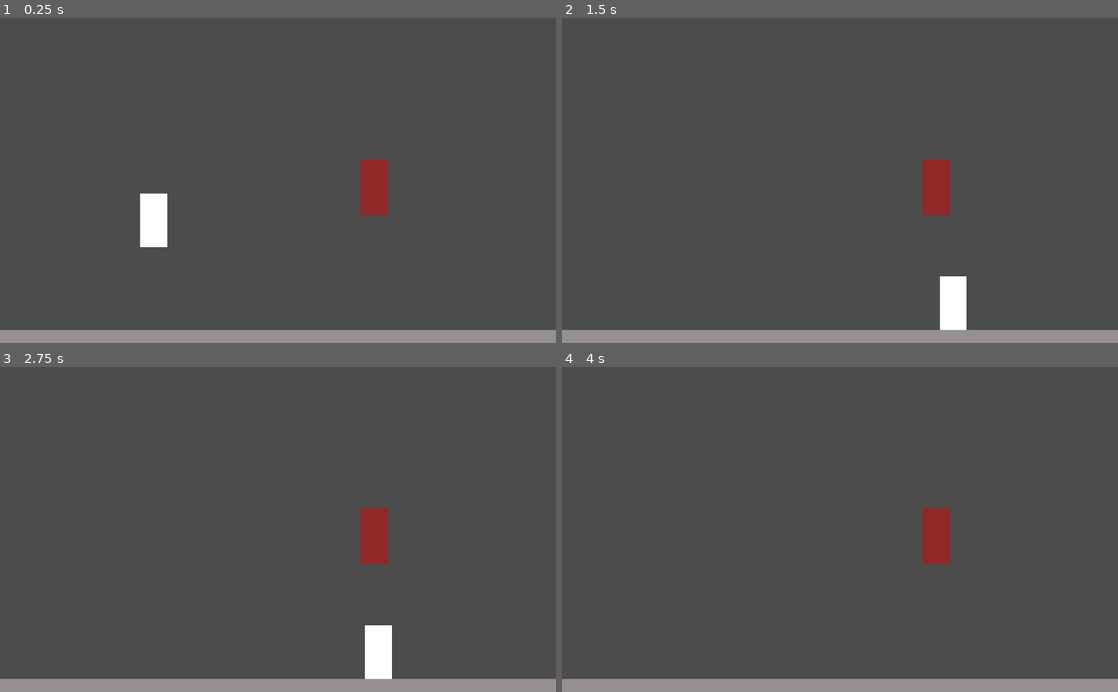
Above: before the commit, frames 1-4 (two rows, left to right).
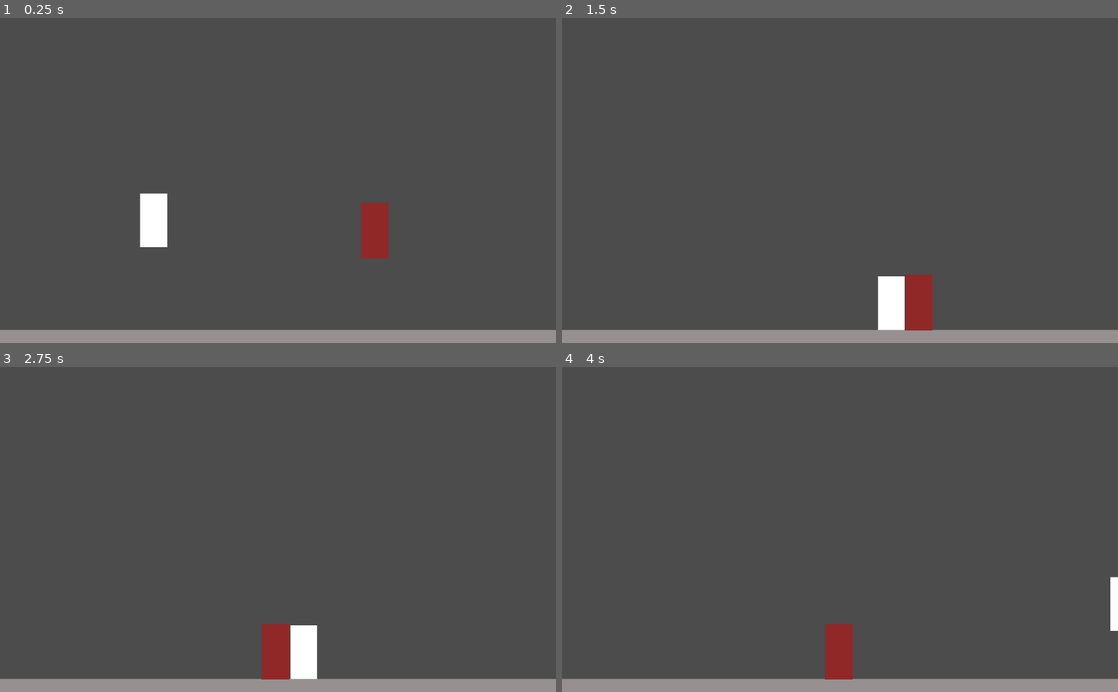
Above: after the commit, the same moments.

Repository: sredna43/gameoff2020
Game: Godot game, scene res://scenes/levels/TestWorld.tscn
Same seed, same stepped clock (60 frames per second), same inputs: the game is played once before the commit and once after it.
Inputs:
- Up to frame 1 (0.25 s): no input
- Up to frame 2 (1.5 s): hold Shift (player_run) 0.53-1.28 s; hold D (player_right) from 0.53 s (still down); tap W (player_jump) at 0.77 s; tap Shift (player_run) at 1.35 s
- Up to frame 3 (2.75 s): tap W (player_jump) at 1.52 s; release D (player_right) at 2.03 s; hold A (player_left) from 2.03 s (still down); hold Space (player_shoot) from 2.03 s (still down); tap Shift (player_run) at 2.3 s
- Up to frame 4 (4 s): release A (player_left) at 2.78 s; release Space (player_shoot) at 2.78 s; hold D (player_right) from 2.78 s (still down); tap Shift (player_run) at 2.85 s; tap W (player_jump) at 3.02, 3.77 s; hold Shift (player_run) from 3.53 s (still down)

The runs differ from the first frame. In frame 1, 1.3% of the frame differs, in the area x 64-70%, y 43-74%; in frame 2, 3.3%; in frame 3, 3.3%, in the area x 47-71%, y 43-97%; in frame 4, 1.9%.
Error before the commit: Invalid get index 'idle' (on base: 'Dictionary'). (res://scenes/enemies/TestEnemy/scripts/state_machine/enemy_fsm.gd:21)

Commit message:
player can shoot

Diff:
--- a/Godot/scenes/enemies/TestEnemy/Enemy.tscn
+++ b/Godot/scenes/enemies/TestEnemy/Enemy.tscn
@@ -1,7 +1,10 @@
-[gd_scene load_steps=4 format=2]
+[gd_scene load_steps=7 format=2]
 
 [ext_resource path="res://scenes/enemies/TestEnemy/scripts/controller.gd" type="Script" id=1]
 [ext_resource path="res://scenes/enemies/TestEnemy/scripts/state_machine/enemy_fsm.gd" type="Script" id=2]
+[ext_resource path="res://scenes/enemies/TestEnemy/scripts/state_machine/states/idle.gd" type="Script" id=3]
+[ext_resource path="res://scenes/enemies/TestEnemy/scripts/state_machine/states/walk.gd" type="Script" id=4]
+[ext_resource path="res://scenes/enemies/TestEnemy/scripts/state_machine/states/air.gd" type="Script" id=5]
 
 [sub_resource type="CapsuleShape2D" id=1]
 
@@ -15,9 +18,28 @@
 [node name="States" type="Node2D" parent="."]
 script = ExtResource( 2 )
 
+[node name="Idle" type="Node2D" parent="States"]
+script = ExtResource( 3 )
+
+[node name="Walk" type="Node2D" parent="States"]
+script = ExtResource( 4 )
+
+[node name="Air" type="Node2D" parent="States"]
+script = ExtResource( 5 )
+
 [node name="Timers" type="Node" parent="."]
 
 [node name="AttackTimer" type="Timer" parent="Timers"]
+
+[node name="WalkTimer" type="Timer" parent="Timers"]
+wait_time = 2.0
+
+[node name="IdleTimer" type="Timer" parent="Timers"]
+one_shot = true
+
+[node name="GroundTimer" type="Timer" parent="Timers"]
+wait_time = 0.1
+one_shot = true
 
 [node name="CollisionShape2D" type="CollisionShape2D" parent="."]
 shape = SubResource( 1 )
--- a/Godot/scenes/enemies/TestEnemy/scripts/controller.gd
+++ b/Godot/scenes/enemies/TestEnemy/scripts/controller.gd
@@ -4,7 +4,7 @@
 class_name TestEnemy
 
 # Speed variables
-export var walk_speed: float = 350
+export var walk_speed: float = 150
 export var gravity: float = 40
 export var terminal_velocity: float = 700
 
@@ -12,11 +12,19 @@
 var velocity: Vector2 = Vector2.ZERO
 var vx: float = 0 setget _set_vx, _get_vx
 var vy: float = 0 setget _set_vy, _get_vy
-var direction: int = 0
+var direction: int = -1
+
+# Walk distance
+export var walk_distance: int = 200
 
 
 # Timers
 onready var attack_timer: Timer = $Timers/AttackTimer
+onready var idle_timer: Timer = $Timers/IdleTimer
+onready var ground_timer: Timer = $Timers/GroundTimer
+var attacking: bool = false setget ,_get_attacking
+var idle: bool = false setget ,_get_idle
+var grounded: bool = false setget ,_get_grounded
 
 # State Machine
 onready var state_machine: EnemyFSM = $States
@@ -25,8 +33,9 @@
 
 func _ready():
     state_machine.init(self)
+    idle_timer.start()
 
-func _physics_process(delta: float) -> void:
+func _physics_process(_delta: float) -> void:
     state_machine.run()
 
 func apply_gravity():
@@ -34,6 +43,8 @@
         velocity.y += gravity
 
 func move():
+    if is_on_floor():
+        ground_timer.start()
     velocity = move_and_slide(velocity, Vector2.UP)
 
 # Setters and Getters
@@ -51,3 +62,12 @@
 
 func _get_vy() -> float:
     return vy
+
+func _get_attacking() -> bool:
+    return not attack_timer.is_stopped()
+
+func _get_idle() -> bool:
+    return not idle_timer.is_stopped()
+
+func _get_grounded() -> bool:
+    return not ground_timer.is_stopped()
--- a/Godot/scenes/enemies/TestEnemy/scripts/state_machine/enemy_state.gd
+++ b/Godot/scenes/enemies/TestEnemy/scripts/state_machine/enemy_state.gd
@@ -10,13 +10,13 @@
     tag = name.to_lower()
 
 # Function to be called when we enter this state
-func enter(enemy: KinematicBody2D) -> void:
+func enter(_enemy: KinematicBody2D) -> void:
     pass
 
 # Function to be called with each physics process during runtime
-func run(enemy: KinematicBody2D) -> String:
+func run(_enemy: KinematicBody2D) -> String:
     return ""
 
 # Function to be called as we exit the state
-func exit(enemy: KinematicBody2D) -> void:
+func exit(_enemy: KinematicBody2D) -> void:
     pass
--- /dev/null
+++ b/Godot/scenes/enemies/TestEnemy/scripts/state_machine/states/air.gd
@@ -0,0 +1,10 @@
+# Enemy air state
+
+extends EnemyState
+
+func run(enemy: KinematicBody2D) -> String:
+    enemy.apply_gravity()
+    enemy.move()
+    if enemy.is_on_floor() and enemy.idle:
+        return "idle"
+    return ""
--- /dev/null
+++ b/Godot/scenes/enemies/TestEnemy/scripts/state_machine/states/idle.gd
@@ -0,0 +1,15 @@
+# Idle state for enemy
+
+extends EnemyState
+
+func run(enemy: KinematicBody2D) -> String:
+    enemy.vx = 0
+    enemy.vy = 0
+    enemy.apply_gravity()
+    enemy.move()
+
+    if not enemy.idle:
+        return "walk"
+    if not enemy.is_on_floor():
+        return "air"
+    return ""
--- a/Godot/scenes/enemies/TestEnemy/scripts/state_machine/states/walk.gd
+++ b/Godot/scenes/enemies/TestEnemy/scripts/state_machine/states/walk.gd
@@ -2,9 +2,27 @@
 
 extends EnemyState
 
-var walk_speed
+var starting_direction: int = 1
+var starting_pos: Vector2
 
-func _physics_process(delta):
-    var direction = ($Player. position - position).normalize()
-    var motion = direction * walk_speed * delta
-    position += motion
+func enter(enemy: KinematicBody2D) -> void:
+    starting_direction = enemy.direction
+    starting_pos = enemy.position
+    .enter(enemy)
+
+func run(enemy: KinematicBody2D) -> String:
+    enemy.vx = enemy.walk_speed * starting_direction
+    enemy.apply_gravity()
+    enemy.move()
+    if not enemy.is_on_floor():
+        return "air"
+    if enemy.idle:
+        return "idle"
+    if abs(enemy.position.x - starting_pos.x) > enemy.walk_distance:
+        return "idle"
+    return ""
+
+func exit(enemy: KinematicBody2D) -> void:
+    enemy.direction = -starting_direction
+    enemy.idle_timer.start()
+    .exit(enemy)
--- a/Godot/scenes/player/scripts/bullet.gd
+++ b/Godot/scenes/player/scripts/bullet.gd
@@ -8,9 +8,9 @@
 func _ready() -> void:
     set_as_toplevel(true)
 
-func _physics_process(delta: float) -> void:
+func _physics_process(_delta: float) -> void:
     if is_on_wall():
         queue_free()
     else:
-        velocity.x = 850 * direction
+        velocity.x = 1000 * direction
     velocity = move_and_slide(velocity, Vector2.UP)
--- a/Godot/scenes/player/scripts/controller.gd
+++ b/Godot/scenes/player/scripts/controller.gd
@@ -40,7 +40,7 @@
 func _ready() -> void:
     state_machine.init(self)
 
-func _physics_process(delta: float) -> void:
+func _physics_process(_delta: float) -> void:
     _update_inputs()
     state_machine.run()
 
--- a/Godot/scenes/player/scripts/state_machine/player_state.gd
+++ b/Godot/scenes/player/scripts/state_machine/player_state.gd
@@ -10,13 +10,13 @@
     tag = name.to_lower()
 
 # Function to be called when we enter this state
-func enter(player: KinematicBody2D) -> void:
+func enter(_player: KinematicBody2D) -> void:
     pass
 
 # Function to be called with each physics process during runtime
-func run(player: KinematicBody2D) -> String:
+func run(_player: KinematicBody2D) -> String:
     return ""
 
 # Function to be called as we exit the state
-func exit(player: KinematicBody2D) -> void:
+func exit(_player: KinematicBody2D) -> void:
     pass
--- a/Godot/scenes/player/scripts/state_machine/states/air.gd
+++ b/Godot/scenes/player/scripts/state_machine/states/air.gd
@@ -15,11 +15,11 @@
     if abs(player.vx) > 0 and player.horizontal_input == 0:
         player.vx = lerp(player.vx, 0, player.air_resistance)
     player.apply_gravity()
+    player.move()
 
     # Return next state
     if player.is_on_floor():
         return "idle" if player.horizontal_input == 0 else "walk"
     if player.grounded and player.jumping:
         return "jump"
-    player.move()
     return ""
--- a/Godot/scenes/player/scripts/state_machine/states/run.gd
+++ b/Godot/scenes/player/scripts/state_machine/states/run.gd
@@ -4,7 +4,12 @@
 
 func run(player: KinematicBody2D) -> String:
     player.vx = player.horizontal_input * player.run_speed
+    player.apply_gravity()
     player.move()
+
+    # Return next state
+    if not player.is_on_floor():
+        return "air"
     if Input.is_action_just_released("player_run"):
         return "walk"
     if player.jumping:
--- a/Godot/scenes/player/scripts/state_machine/states/walk.gd
+++ b/Godot/scenes/player/scripts/state_machine/states/walk.gd
@@ -3,11 +3,14 @@
 extends PlayerState
 
 func run(player: KinematicBody2D) -> String:
+    player.apply_gravity()
     if player.horizontal_input != 0:
         player.vx = player.horizontal_input * player.walk_speed
     player.move()
 
     # Return the next state
+    if not player.is_on_floor():
+        return "air"
     if Input.is_action_pressed("player_run"):
         return "run"
     if player.jumping:
--- a/Godot/scenes/player/weapon/Bullet.tscn
+++ b/Godot/scenes/player/weapon/Bullet.tscn
@@ -3,18 +3,21 @@
 [ext_resource path="res://scenes/player/scripts/bullet.gd" type="Script" id=1]
 
 [sub_resource type="RectangleShape2D" id=1]
-extents = Vector2( 16.2748, 5.46426 )
+extents = Vector2( 5.78663, 3.2168 )
 
 [node name="Bullet" type="KinematicBody2D"]
 collision_layer = 8
 collision_mask = 6
 script = ExtResource( 1 )
+__meta__ = {
+"_edit_group_": true
+}
 
 [node name="ColorRect" type="ColorRect" parent="."]
-margin_left = -15.9951
-margin_top = -5.05108
-margin_right = 16.0049
-margin_bottom = 4.94892
+margin_left = -6.0
+margin_top = -3.0
+margin_right = 6.0
+margin_bottom = 3.0
 color = Color( 1, 0.423529, 0, 1 )
 __meta__ = {
 "_edit_use_anchors_": false
